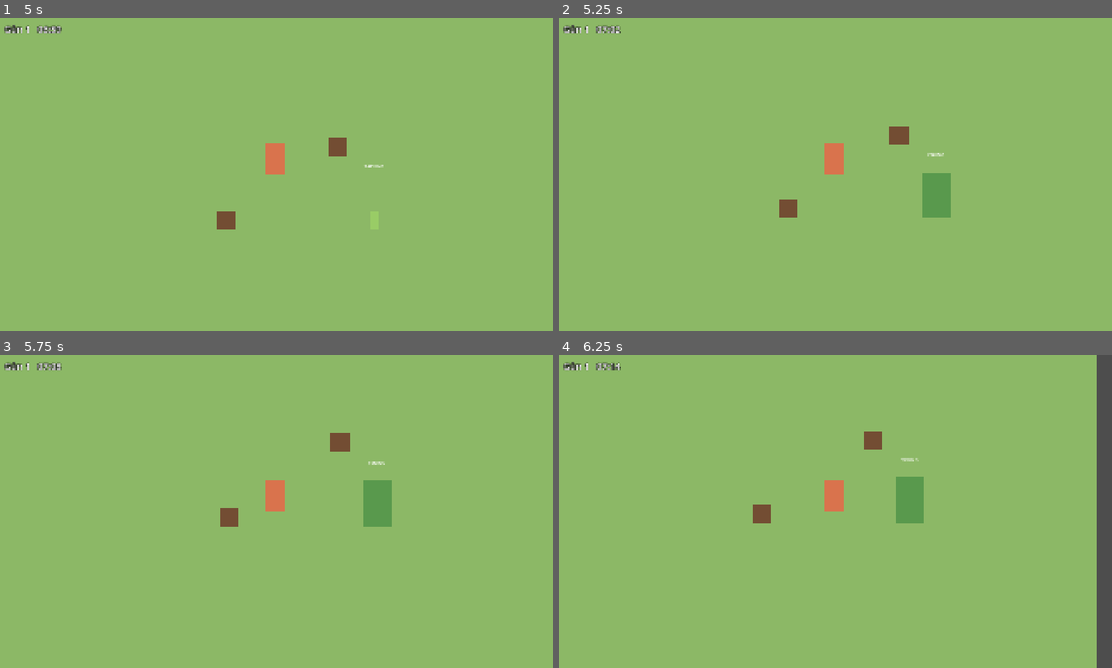
Above: before the commit, frames 1-4 (two rows, left to right).
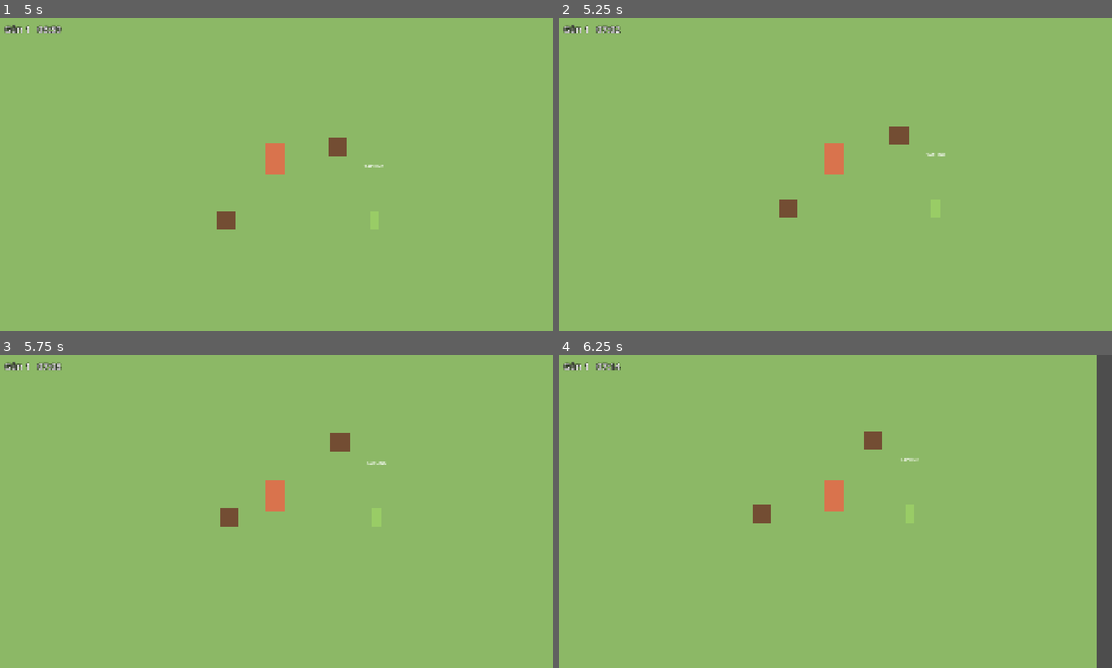
Above: after the commit, the same moments.

Repository: elxanbabayev0/The_Orchard
Game: Godot game, scene res://scenes/world/main.tscn
Two runs of this game, one before a commit and one after it. Both use one fixed random seed, a clock stepped at 60 frames per second and the inputs below.
Inputs:
- Up to frame 1 (5 s): tap Enter at 0.5 s; hold D (move_right) 0.53-1.28 s; hold E (interact) 0.53-1.28 s; hold S (move_down) 1.28-2.03 s; tap E (interact) at 1.35, 2.85, 4.35 s; hold D (move_right) 2.03-2.78 s; hold E (interact) 2.03-2.78 s; hold W (move_up) 2.78-3.53 s; hold E (interact) 3.53-4.28 s; hold A (move_left) from 3.53 s (still down)
- Up to frame 2 (5.25 s): release A (move_left) at 5.03 s; hold S (move_down) from 5.03 s (still down); hold E (interact) from 5.03 s (still down)
- Up to frame 3 (5.75 s): keep holding S (move_down); keep holding E (interact)
- Up to frame 4 (6.25 s): release S (move_down) at 5.78 s; release E (interact) at 5.78 s; hold D (move_right) from 5.78 s (still down); tap E (interact) at 5.85 s

Frame 1 is identical in both runs. In frame 2, 0.8% of the frame differs, in the area x 65-71%, y 43-64%; in frame 3, 0.8%, in the area x 65-71%, y 34-55%; in frame 4, 0.8%.

Commit message:
Drive tree growth from GameClock, durations in game days
- FruitTree: connect to GameClock.time_advanced instead of _process
- TreeData: *_duration -> *_days (game days, fractions allowed)
- gilas.tres: test values 0.1 game day per stage
- CLAUDE.md: document GameClock, UI layer and tree timing

Co-Authored-By: Claude Opus 5.5 <noreply@anthropic.com>

Diff:
--- a/scenes/trees/fruit_tree.gd
+++ b/scenes/trees/fruit_tree.gd
@@ -14,7 +14,7 @@
 @export var data: TreeData
 
 var stage: Stage = Stage.SAPLING
-## Time spent in the current stage (seconds for now, game days later).
+## Game days spent in the current stage.
 var stage_time: float = 0.0
 
 @onready var sprite: Sprite2D = $Sprite2D
@@ -24,17 +24,14 @@
 func _ready() -> void:
 	if data == null:
 		push_error("FruitTree '%s' has no TreeData assigned." % name)
-		set_process(false)
 		return
 	_update_visuals()
+	# Grow together with the game clock (also pauses when the clock is paused).
+	GameClock.time_advanced.connect(advance_time)
 
 
-func _process(delta: float) -> void:
-	advance_time(delta)
-
-
-## Moves the tree forward in time.
-## Kept separate from _process so the game clock can drive it later.
+## Moves the tree forward by `amount` game days.
+## Called by GameClock.time_advanced; can also be called directly (tests, sleeping).
 func advance_time(amount: float) -> void:
 	if stage == Stage.RIPE:
 		return # Ripe fruit waits on the tree until harvested.
@@ -81,13 +78,13 @@
 func _get_stage_duration(for_stage: Stage) -> float:
 	match for_stage:
 		Stage.SAPLING:
-			return data.sapling_duration
+			return data.sapling_days
 		Stage.YOUNG:
-			return data.young_duration
+			return data.young_days
 		Stage.FLOWERING:
-			return data.flowering_duration
+			return data.flowering_days
 		Stage.UNRIPE:
-			return data.unripe_duration
+			return data.unripe_days
 		_:
 			return INF # RIPE has no duration: it waits.
 
--- a/scenes/trees/tree_data.gd
+++ b/scenes/trees/tree_data.gd
@@ -4,23 +4,23 @@
 ## Each tree type is a separate .tres file built from this script,
 ## so new trees can be added in the editor without writing new code.
 ##
-## Durations are in SECONDS for now (prototype test values).
-## They will switch to game days once the game clock exists.
+## Durations are in GAME DAYS (fractions allowed: 0.5 = half a day).
+## The tree grows continuously with the GameClock.
 
 @export var id: StringName = &""
 @export var display_name: String = ""
 
 @export_group("Growth (happens once)")
 ## Time from planting until the sapling becomes a young tree.
-@export var sapling_duration: float = 5.0
+@export var sapling_days: float = 1.0
 ## Time from young tree until mature tree. After this the fruit cycle starts.
-@export var young_duration: float = 5.0
+@export var young_days: float = 1.0
 
 @export_group("Fruit cycle (repeats)")
 ## Time the tree spends flowering.
-@export var flowering_duration: float = 5.0
+@export var flowering_days: float = 1.0
 ## Time from unripe fruit until ripe fruit. Ripe fruit then waits until harvested.
-@export var unripe_duration: float = 5.0
+@export var unripe_days: float = 1.0
 
 @export_group("Harvest")
 ## Which fruit this tree gives. Temporary: will become an item reference
--- a/scenes/trees/types/gilas.tres
+++ b/scenes/trees/types/gilas.tres
@@ -46,10 +46,10 @@
 script = ExtResource("1_treedata")
 id = &"gilas"
 display_name = "Gilas"
-sapling_duration = 5.0
-young_duration = 5.0
-flowering_duration = 5.0
-unripe_duration = 5.0
+sapling_days = 0.1
+young_days = 0.1
+flowering_days = 0.1
+unripe_days = 0.1
 fruit_id = &"gilas"
 harvest_yield = 3
 sapling_texture = SubResource("GradientTexture2D_sapling")
Not shown, changed: CLAUDE.md
